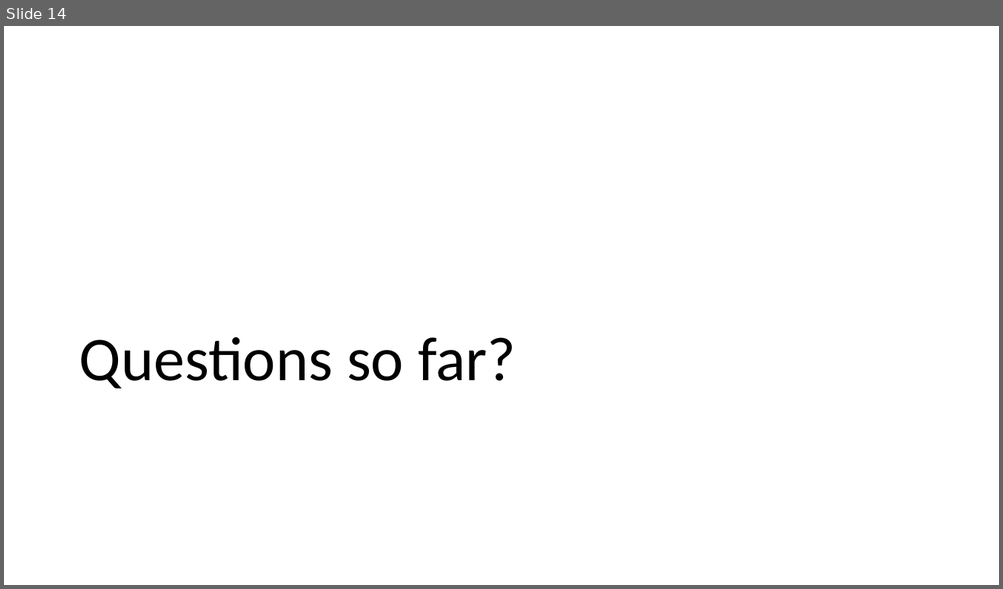
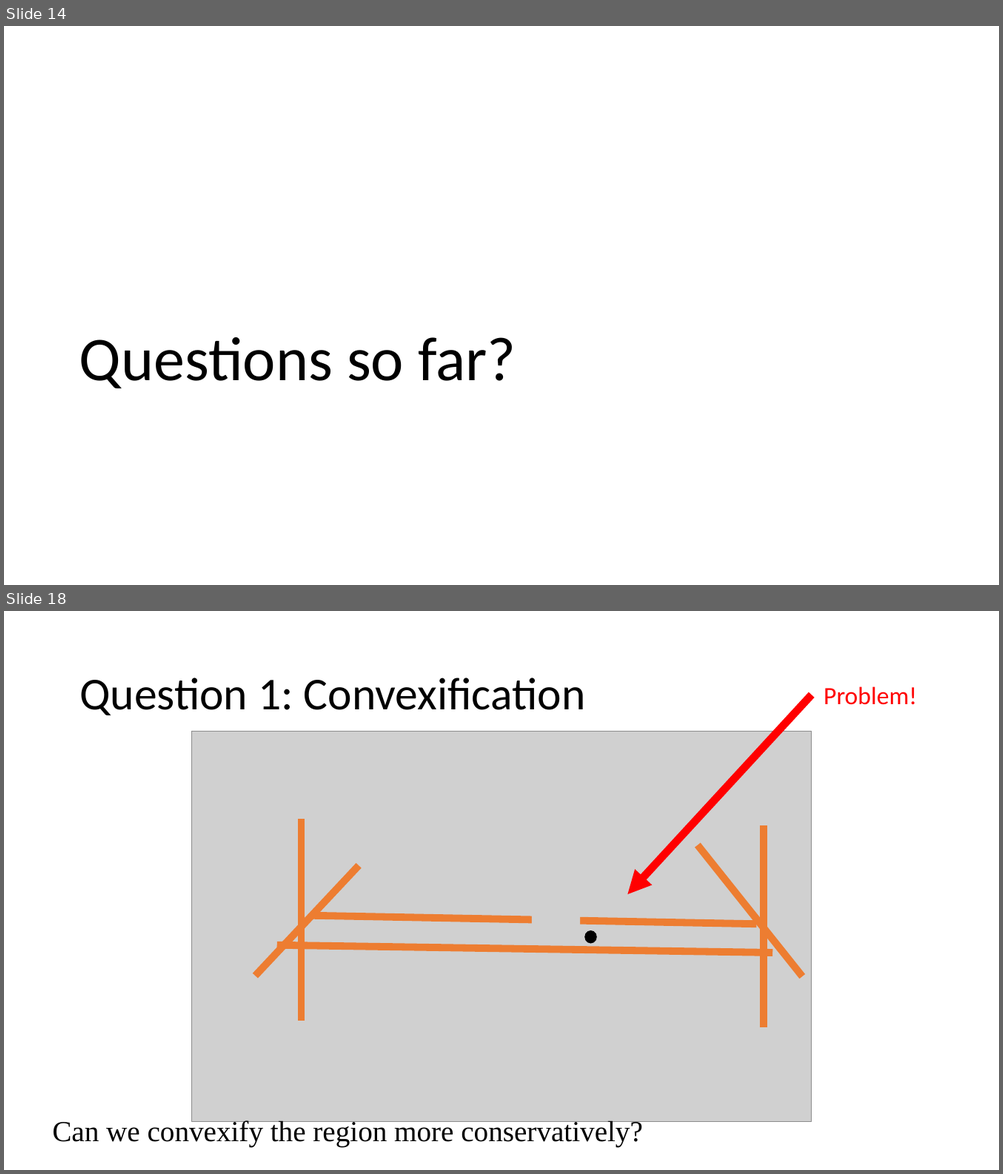
Before and after one commit to ajaayc/Probability-of-Collision-for-Safe-Planning, a slide deck: workshop_4.4.18/workshop_4.4.pptx. Shown one above the other, each under a label of ours: slide 14 before the commit, slides 14 and 18 after it; the slides between them are not shown. The pictures are 1003x589 and 1003x1174 pixels, drawn with LibreOffice and Linux fonts; fonts in the diff are those of the drawing; grey boxes stand for pictures. Boxes give left, top, right and bottom in pixels: in the first picture for what was removed or moved away, otherwise in the second. Text is boxed around its words. In the diff, an @@ line names an element or a change of style, - is before the commit and + after.

```diff
--- a/workshop_4.4.18/workshop_4.4.pptx
+++ b/workshop_4.4.18/workshop_4.4.pptx
@@ slide 18 added at [4,611,999,1170], background #FFFFFF @@
@@ title added at [79,678,586,715], 44 pt, text #000000 @@
+Question 1: Convexification
@@ arrow added from (811, 695) to (628, 894), #FF0000 7.5 pt @@
@@ text added at [823,686,916,705], 24 pt, text #FF0000 @@
+Problem!
@@ picture added at [191,731,811,1122] @@
@@ line added from (301, 1021) to (301, 819), #ED7D31 7 pt @@
@@ line added from (763, 1028) to (763, 826), #ED7D31 7 pt @@
@@ line added from (698, 846) to (802, 977), #ED7D31 7 pt @@
@@ line added from (256, 976) to (358, 866), #ED7D31 7 pt @@
@@ picture added at [532,894,580,937] @@
@@ line added from (313, 916) to (756, 924), #ED7D31 7 pt @@
@@ ellipse added at [585,931,597,943], fill #000000, outline #000000 1 pt @@
@@ line added from (277, 945) to (772, 953), #ED7D31 7 pt @@
@@ text added at [52,1119,643,1147], 28 pt, text #000000 @@
+Can we convexify the region more conservatively?
```
Also in this commit, not shown: 3 slides changed, 3 other slides added, 1 other file.
